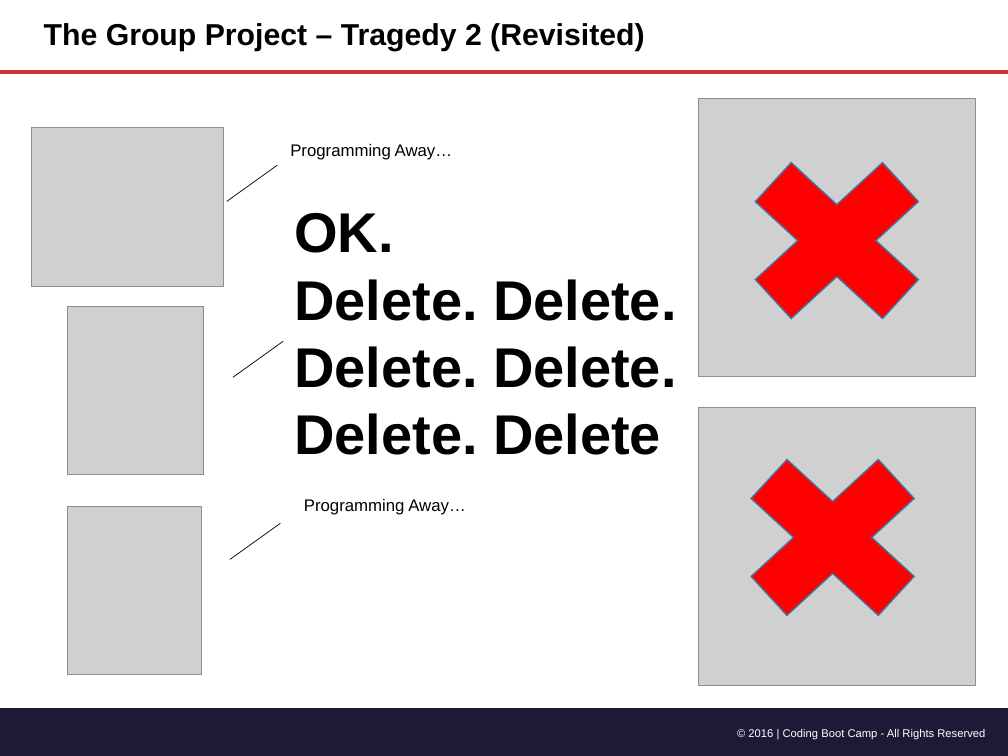
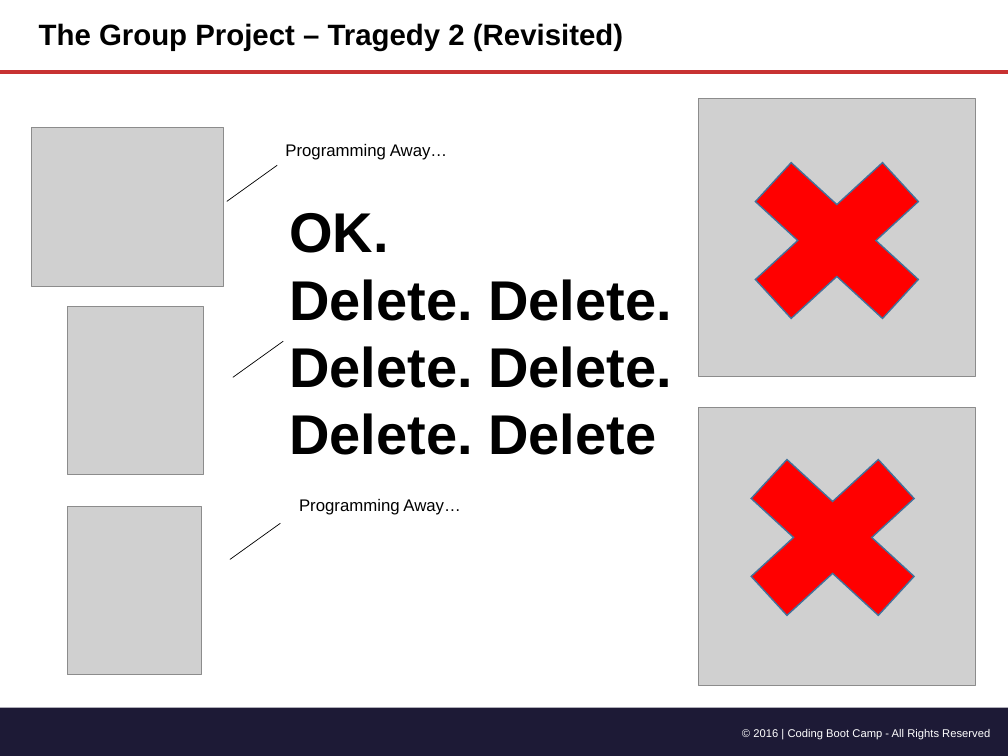
Before and after one commit to andwele/sequelizedBurger, a slide deck: slide 23 of 01-html-css-three-days/1-Class-Content/1.2/Slide-Shows/Gitn_Pro_HTML_CSS.pptx. Drawn at 1008x756 pixels with LibreOffice and Linux fonts; fonts in the diff are those of the drawing; grey boxes stand for pictures. Boxes give left, top, right and bottom in pixels: in the first picture for what was removed or moved away, otherwise in the second. Text is boxed around its words. In the diff, an @@ line names an element or a change of style, - is before the commit and + after.

```diff
--- a/01-html-css-three-days/1-Class-Content/1.2/Slide-Shows/Gitn_Pro_HTML_CSS.pptx
+++ b/01-html-css-three-days/1-Class-Content/1.2/Slide-Shows/Gitn_Pro_HTML_CSS.pptx
@@ title "The Group Project – Tragedy ..." at <box>39,23,623,51</box>: size 21.6 to 21 pt @@
@@ text "Programming Away…": place and size @@
-text "Programming Away…" at <box>290,144,452,160</box>
+text "Programming Away…" at <box>285,144,447,160</box>
@@ text "OK.": place and size @@
-text "OK." at <box>294,213,676,455</box>
+text "OK." at <box>289,213,671,455</box>
@@ text "Programming Away…": place and size @@
-text "Programming Away…" at <box>304,499,465,515</box>
+text "Programming Away…" at <box>299,499,460,515</box>
@@ text "© 2016 | Coding Boot ...": place and size @@
-text "© 2016 | Coding Boot ..." at <box>748,729,985,739</box>
+text "© 2016 | Coding Boot ..." at <box>753,729,990,739</box>
```
Also in this commit, not shown: 54 other slides changed.
